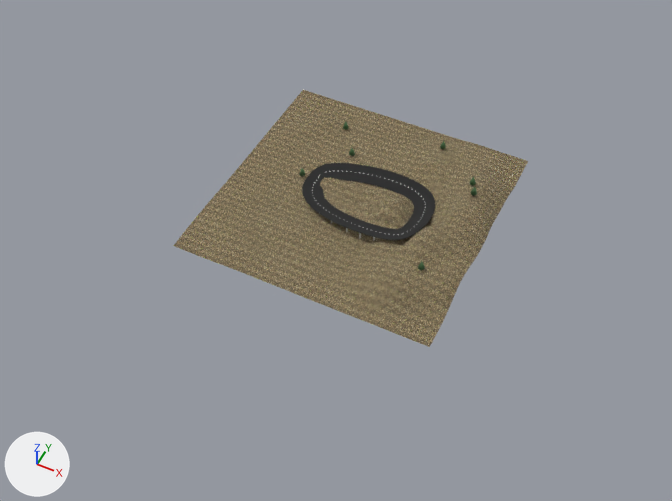
Before and after pictures for a commit that changed the glTF model models/simple_map.gltf.
The view is the same before and after, from a 50 mm camera at (175.0, -381.0, 422.0) aimed at (0.0, -31.0, -15.0). The lights are fixed; the arrows at lower left show +X, +Y and +Z. Vertices at the same position are counted once.

Names of what the first picture shows: 'Plane', 'Road'.
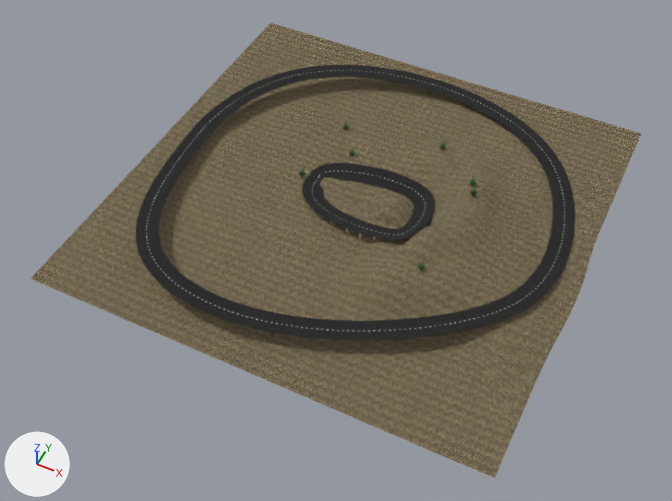
Boxes [x1, y1, x2, y2] around the edits, measured in the pictures (672 x 501 px):
'Plane', surface changed, reshaped (72% wider, 77% taller): before [173, 90, 528, 347]; after [31, 23, 642, 478]
'Road.001', added: after [136, 65, 575, 340]
part 1 of me_plane, added (brown): after [31, 23, 642, 478]

What changed in the scene script:
```text
Add img_bricknormal:
    img_bricknormal = load_image('BrickNormal', 'BrickNormal.png', 1024, 1024, 'Non-Color')
Change mat_material:
    add n3 = _N.new('ShaderNodeNormalMap'); n3.name = 'Normal Map'
    add n3.uv_map = 'UVMap'
    add n4 = _N.new('ShaderNodeTexImage'); n4.name = 'Image Texture.001'
    add n4.image = img_bricknormal
    where n0 = _N.new('ShaderNodeBsdfPrincipled'); n0.name = 'Principled BSDF'
    add _L.new(n3.outputs[0], n0.inputs[5])  # 'Normal' to 'Normal'
    add _L.new(n4.outputs[0], n3.inputs[1])  # 'Color' to 'Color'
Change me_plane:
    used by ob_plane; location = (0.0, 0.0, 0.0)
    remove me_plane.from_pydata(...)  # 4225 vertices, 8192 faces; spans x -85.0..86.0, y -85.0..85.0, z -3.0..20.0
    add me_plane.from_pydata(...)  # 4481 vertices, 8704 faces; spans x -145.0..148.0, y -145.0..145.0, z -3.0..20.0
    me_plane part 1
    123 vertices are added at x -145.0..148.0, y -145.0..145.0, z 1.0..3.0
    62 new vertices lie (5.0, 0.0, 0.0) away from vertices in x -145.0..140.0, y -145.0..145.0, z 1.0
    6 new vertices lie (-4.0, 0.0, 0.0) away from vertices in x -68.0..104.0, y -145.0..145.0, z 1.0
    56 new vertices lie (0.0, 4.0, 0.0) away from vertices in x -145.0..148.0, y -140.0..136.0, z 1.0..3.0
    9 new vertices lie (0.0, -5.0, 0.0) away from vertices in x -145.0..148.0, y -72.0..91.0, z 1.0..2.0
    512 new faces join them
Add me_cube_013:
    me_cube_013.from_pydata(...)  # 1108 vertices, 2208 faces; spans x -127.0..134.0, y -127.0..130.0, z 2.0..14.0
    me_cube_013.materials.append(mat_road)  # picture img_road
Add ob_road_001:
    ob_road_001 = bpy.data.objects.new('Road.001', me_cube_013)
    ob_road_001.location = (0.0, 0.0, 0.0)
```
